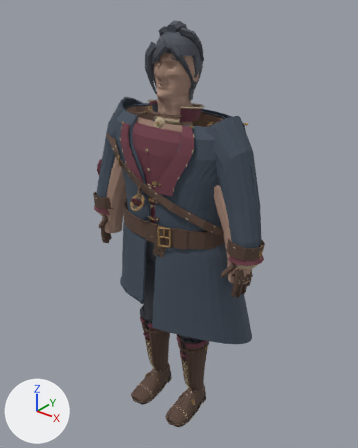
An edit to the OBJ model Assets/Models/Characters/SM_Character_VeilboundWayfarer_L1.obj, drawn before and after from the same camera.
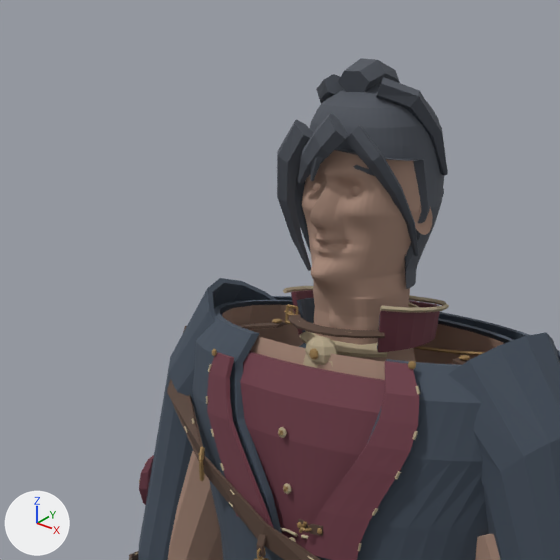
Each version appears first whole from a camera (50 mm lens) standing at (1.265, -1.556, 1.975) and looking at (-0.027, 0.059, 0.973), and next in a close-up on the part from 14% to 68% of the width and 0% to 43% of the height. Every picture has the same lights, and +X, +Y and +Z are marked at lower left. The first two pictures are the older version. Where no turn or scale is listed for an object, it has been applied to the vertices. Vertices at exactly the same position are counted once.

The first close-up shows 'SM_Character_VeilboundWayfarer'.
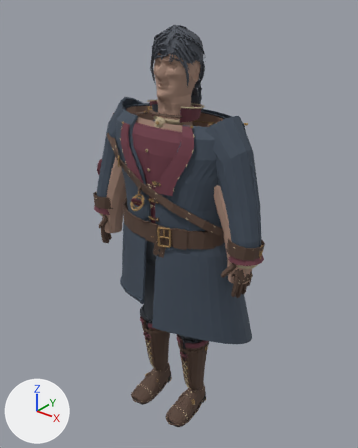
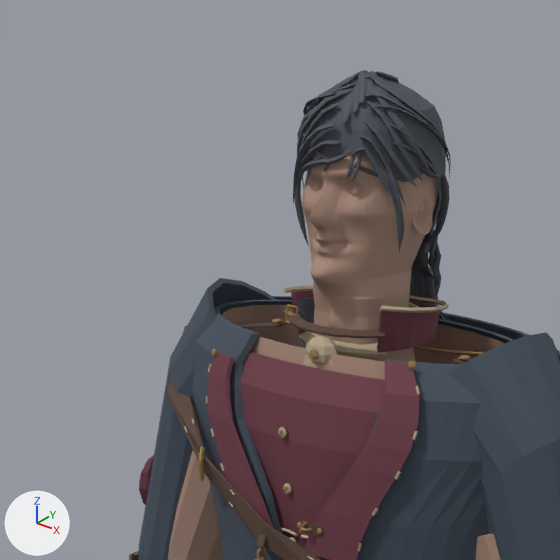
Location of each change, (x1, y1, x2, y2) in pixels of the close-ups (560 x 560 px; the box of a moved part takes in the faces that stretch with it):
'SM_Character_VeilboundWayfarer', reshaped
    before: (129, 58, 560, 560)
    after: (129, 70, 560, 560)
part 1 of me_sm_character_veilboundwayfarer, added
    after: (301, 156, 322, 173)
part 2 of me_sm_character_veilboundwayfarer, added
    after: (323, 155, 332, 172)
part 3 of me_sm_character_veilboundwayfarer, moved or reshaped
    before: (277, 58, 448, 289)
    after: (293, 70, 452, 321)

The change, as a list of edits to the scene's bpy script:
```text
Change me_sm_character_veilboundwayfarer:
    used by ob_sm_character_veilboundwayfarer; location = (0.0, 0.0, 0.0)
    remove me_sm_character_veilboundwayfarer.from_pydata(...)  # 29198 vertices, 55566 faces; spans x -0.46..0.46, y -0.23..0.33, z 0.0..1.85
    add me_sm_character_veilboundwayfarer.from_pydata(...)  # 30763 vertices, 58513 faces; spans x -0.46..0.46, y -0.23..0.33, z 0.0..1.83
    me_sm_character_veilboundwayfarer part 1: the loose piece of 50 vertices spanning x -0.42..-0.2, y -0.09..0.07, z 0.88..1.3 is copied, and the copy is multiplied about its middle by the matrix ((0.033, -0.052, 0.101), (-0.003, 0.012, -0.025), (0.019, -0.029, 0.056)), then moved by (0.28, -0.06, 0.63), in mat_hair (dark grey #4d525b); it spans x -0.06..-0.01, y -0.08..-0.06, z 1.71..1.73
    me_sm_character_veilboundwayfarer part 2: the loose piece of 50 vertices spanning x 0.2..0.42, y -0.09..0.07, z 0.88..1.3 is copied, and the copy is scaled about its middle by (-0.0335, 0.00624, 0.0464), then moved by (-0.31, -0.07, 0.64), in mat_hair (dark grey #4d525b); it spans x -0.01..0.01, y -0.08..-0.07, z 1.72..1.74
    me_sm_character_veilboundwayfarer part 3: 193 vertices moved from x -0.09..0.09, y -0.08..0.14, z 1.58..1.82 to x -0.1..0.09, y -0.08..0.14, z 1.58..1.83; 1507 vertices removed from x -0.1..0.1, y -0.1..0.14, z 1.55..1.85; 2936 vertices added at x -0.1..0.1, y -0.08..0.19, z 1.41..1.83
    other edits to the shape of me_sm_character_veilboundwayfarer do not show in these pictures
```
